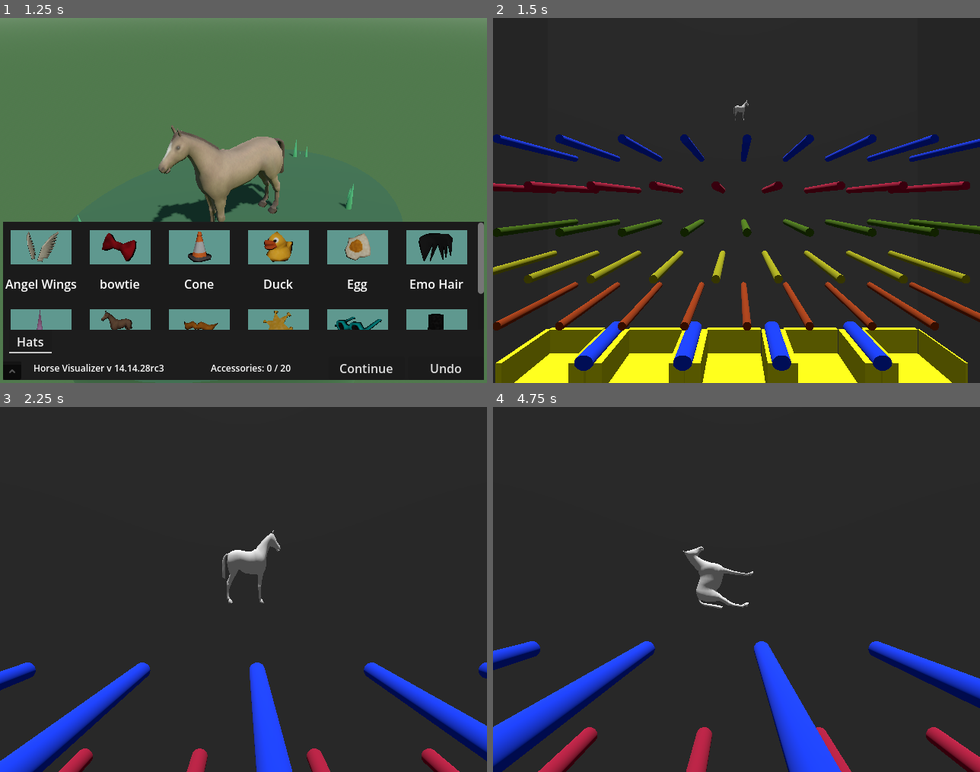
Above: before the commit, frames 1-4 (two rows, left to right).
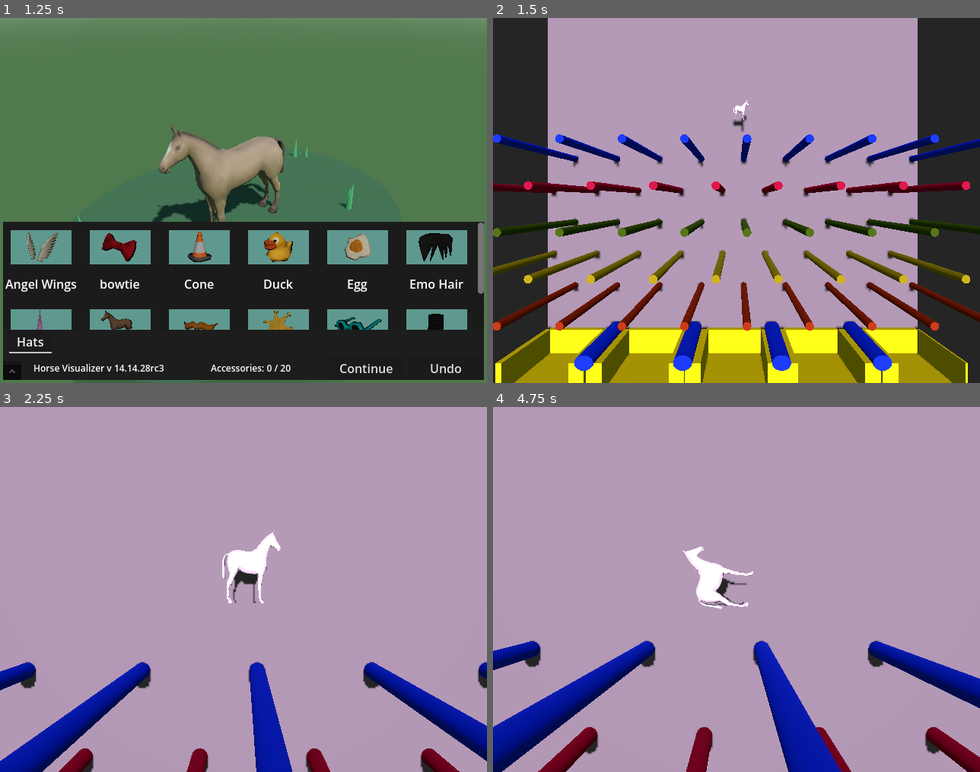
Above: after the commit, the same moments.

Repository: lukewhitingdev/gamejam-Bradys-Day-Out
Game: Godot game, scene res://Maps/MainMenuMap.tscn
The game is run twice, just before and just after one commit, with the same random seed, the same clock (stepped at 60 frames per second) and the same inputs. The engine's default icon, where the game draws it, is replaced by a stand-in: a white triangle on a blue panel in a dark square.
Inputs (mouse positions are in pixels of both pictures, inside the frame that each line leads up to):
- Up to frame 1 (1.25 s): click "Play" at 0.5 s
- Up to frame 2 (1.5 s): click "Continue" at 1.25 s
- Up to frame 3 (2.25 s): tap Enter at 2 s; move the mouse to (350, 571) at 2.02 s; press the mouse at (350, 571) at 2.03 s; hold D (move_right) from 2.03 s (still down)
- Up to frame 4 (4.75 s): move the mouse to (639, 607) at 2.77 s; release D (move_right) at 2.78 s; release the mouse at (639, 607) at 2.78 s; hold A (move_left) 2.78-3.53 s; right-click (639, 607) at 2.85 s; move the mouse to (785, 509) at 3.52 s; hold Space (start_game) 3.53-4.28 s; hold D (move_right) from 3.53 s (still down); move the mouse to (712, 662) at 4.27 s; click (712, 662) at 4.35 s

Frame 1 is identical in both runs. In frame 2, 74% of the frame differs, in the area x 0-100%, y 0-100%; in frame 3, 98%; in frame 4, 98%.

Commit message:
Plinko lighting

Diff:
--- a/app/chopchop/GameObjects/PlinkoHorse.tscn
+++ b/app/chopchop/GameObjects/PlinkoHorse.tscn
@@ -11,7 +11,7 @@
 script = ExtResource("1_hx2us")
 
 [node name="horse" parent="." unique_id=546345079 instance=ExtResource("2_8qvu0")]
-transform = Transform3D(-4.374508e-07, 0, 5.8426156, 0, 8.407569, 0, -10.007709, 0, -2.5538887e-07, 0.018257678, 0.25260353, -0.07150924)
+transform = Transform3D(-4.3745078e-07, 0, 5.842615, 0, 8.407568, 0, -10.007708, 0, -2.5538887e-07, 0.018257678, 0.25260353, -0.07150924)
 script = ExtResource("3_udwmk")
 
 [node name="CollisionShape3D" type="CollisionShape3D" parent="." unique_id=1725602663]
--- a/app/chopchop/Maps/Plinko.tscn
+++ b/app/chopchop/Maps/Plinko.tscn
@@ -33,6 +33,8 @@
 
 [node name="DirectionalLight3D" type="DirectionalLight3D" parent="." unique_id=841031461]
 transform = Transform3D(1, 0, 0, 0, 0.009323504, 0.99995655, 0, -0.99995655, 0.009323504, 4.194364, 26.187946, 0.68569326)
+visible = false
+shadow_enabled = true
 
 [node name="CSGBox3D" type="CSGBox3D" parent="." unique_id=645152459]
 transform = Transform3D(169.39488, 0, 0, 0, 1, 0, 0, 0, 138.72176, 5.7732267, -5.103783, 2.1967869)
@@ -311,3 +313,12 @@
 transform = Transform3D(0.5, 0, 0, 0, -2.751948e-07, -0.49999997, 0, 6.295723, -2.1855692e-08, -11.322088, 15.953358, -2.1354332)
 HitSpeedRange = Vector2(10, 15)
 RodMaterial = SubResource("StandardMaterial3D_xqfex")
+
+[node name="DirectionalLight3D2" type="DirectionalLight3D" parent="." unique_id=1837485846]
+transform = Transform3D(1, 0, 0, 0, 0.9986993, 0.050985627, 0, -0.050985627, 0.9986993, 6.8445625, 18.393515, 19.947445)
+light_color = Color(0.8605143, 0.7015325, 0.8725342, 1)
+light_energy = 1.255
+light_volumetric_fog_energy = 1.74
+shadow_enabled = true
+shadow_blur = 6.607
+sky_mode = 1
